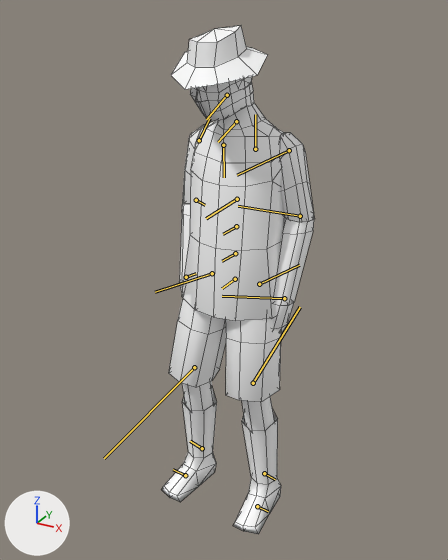
The FBX model Assets/Models/Character/Woodrow_FINAL.fbx, before and after one commit.
One viewpoint serves both versions: a 50 mm camera at (0.131, -0.243, 0.245) aimed at (0.004, -0.013, 0.13). The axes (+X, +Y, +Z) are drawn at lower left. The lights are the same throughout. Both versions are drawn at frame 129 of the action 'Take 001'; the numbers are the values there. The bones that bend it are drawn over the model as lines. Mesh edges are drawn as thin lines.

The first picture shows 'Woodrow_MESH'.
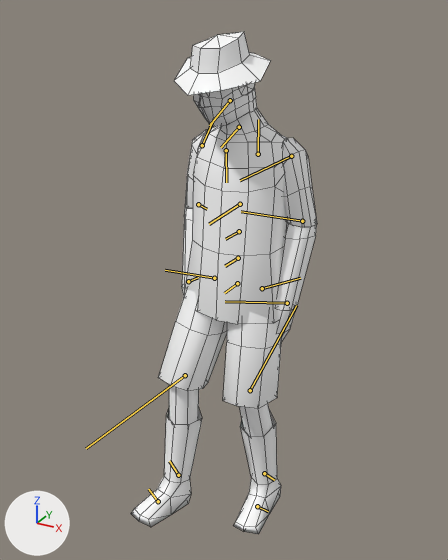
What differs and where, as boxes [x1, y1, x2, y2] in the pictures (448 x 560 px):
'Woodrow_MESH', posed (21% wider): before [162, 26, 315, 534]; after [131, 32, 317, 534]
bone 'QuickRigCharacter_Hips', root to tip: before (235, 279) to (222, 288); after (237, 283) to (224, 293)
bone 'QuickRigCharacter_LeftUpLeg', root to tip: before (259, 284) to (299, 265); after (262, 288) to (300, 278)
bone 'QuickRigCharacter_LeftLeg', root to tip: before (253, 383) to (300, 307); after (250, 390) to (296, 305)
bone 'QuickRigCharacter_LeftFoot', root to tip: before (264, 473) to (275, 479); after (264, 473) to (274, 480)
bone 'QuickRigCharacter_RightUpLeg', root to tip: before (212, 273) to (155, 292); after (214, 278) to (165, 270)
bone 'QuickRigCharacter_RightLeg', root to tip: before (194, 367) to (104, 458); after (185, 375) to (86, 448)

The change, as a list of edits to the scene's bpy script:
```text
Change bone_quickrigcharacter_hips:
    where bone_quickrigcharacter_hips = bpy.data.objects['QuickRigCharacter_Reference'].pose.bones['QuickRigCharacter_Hips']
    bone_quickrigcharacter_hips.location: (-0.38, 0.48, 0.49) -> (-0.6, 0.48, 0.63)
Change bone_quickrigcharacter_leftupleg:
    where bone_quickrigcharacter_leftupleg = bpy.data.objects['QuickRigCharacter_Reference'].pose.bones['QuickRigCharacter_LeftUpLeg']  # child of 'QuickRigCharacter_Hips'
    bone_quickrigcharacter_leftupleg.rotation_quaternion: (0.993, 0.002, -0.02, -0.12) -> (0.986, 0.002, -0.014, -0.169)  # degrees (1, -2, -14) -> degrees (1, -2, -19)
Change bone_quickrigcharacter_leftleg:
    where bone_quickrigcharacter_leftleg = bpy.data.objects['QuickRigCharacter_Reference'].pose.bones['QuickRigCharacter_LeftLeg']  # child of 'QuickRigCharacter_LeftUpLeg'
    bone_quickrigcharacter_leftleg.rotation_quaternion: (0.986, 0.023, -0.01, 0.166) -> (0.968, 0.019, -0.016, 0.25)  # degrees (2, -2, 19) -> degrees (2, -2, 29)
Change bone_quickrigcharacter_leftfoot:
    where bone_quickrigcharacter_leftfoot = bpy.data.objects['QuickRigCharacter_Reference'].pose.bones['QuickRigCharacter_LeftFoot']  # child of 'QuickRigCharacter_LeftLeg'
    bone_quickrigcharacter_leftfoot.rotation_quaternion: (0.999, -0.001, 0.018, -0.04) -> (0.997, -0.002, 0.013, -0.077)  # degrees (0, 2, -5) -> degrees (0, 1, -9)
Change bone_quickrigcharacter_rightupleg:
    where bone_quickrigcharacter_rightupleg = bpy.data.objects['QuickRigCharacter_Reference'].pose.bones['QuickRigCharacter_RightUpLeg']  # child of 'QuickRigCharacter_Hips'
    bone_quickrigcharacter_rightupleg.rotation_quaternion: (0.988, 0.006, -0.049, -0.143) -> (0.964, 0.013, -0.055, -0.258)  # degrees (2, -5, -17) -> degrees (3, -6, -30)
Change bone_quickrigcharacter_rightleg:
    where bone_quickrigcharacter_rightleg = bpy.data.objects['QuickRigCharacter_Reference'].pose.bones['QuickRigCharacter_RightLeg']  # child of 'QuickRigCharacter_RightUpLeg'
    bone_quickrigcharacter_rightleg.rotation_quaternion: (0.978, -0.011, -0.019, 0.207) -> (0.975, -0.011, -0.021, 0.219)  # degrees (-2, -2, 24) -> degrees (-2, -2, 25)
```
